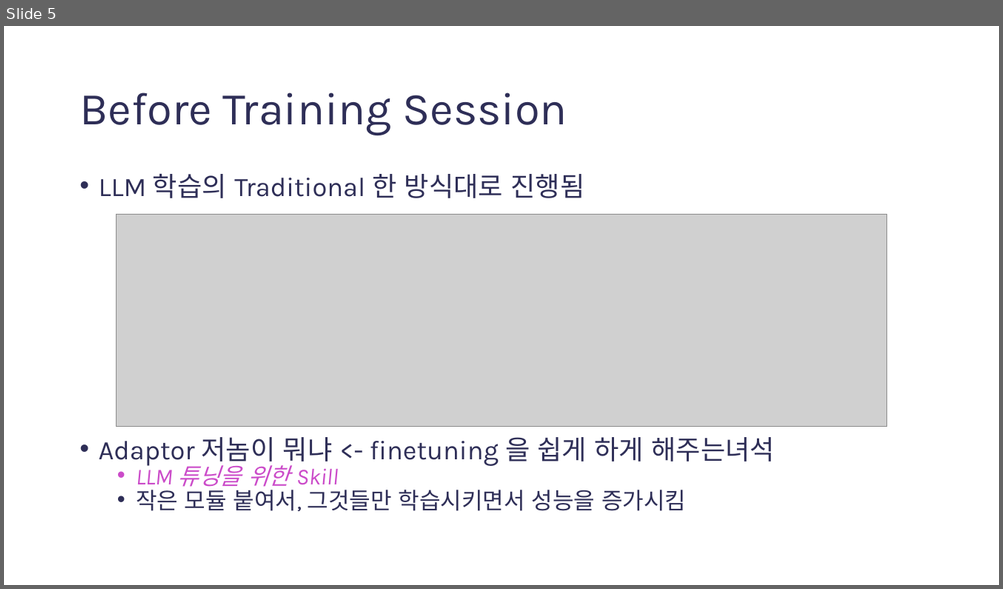
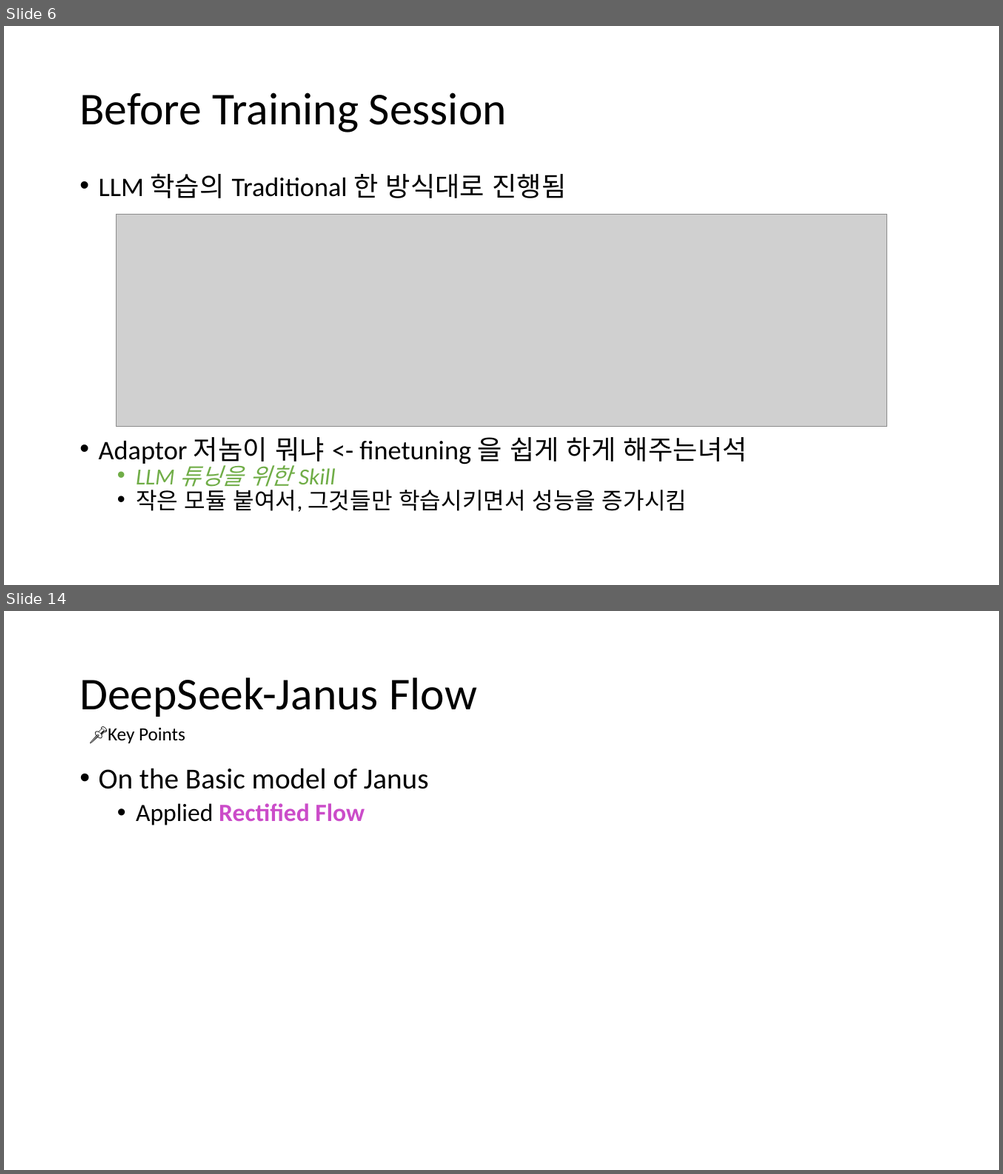
Before and after one commit to gggg8657/study, a slide deck: Studying must go on/Presentation1.pptx. Shown one above the other, each under a label of ours: slide 5 before the commit, slides 6 and 14 after it; the slides between them are not shown. The pictures are 1003x589 and 1003x1174 pixels, drawn with LibreOffice and Linux fonts; fonts in the diff are those of the drawing; grey boxes stand for pictures. Boxes give left, top, right and bottom in pixels: in the first picture for what was removed or moved away, otherwise in the second. Text is boxed around its words. In the diff, an @@ line names an element or a change of style, - is before the commit and + after.

```diff
--- a/Studying must go on/Presentation1.pptx
+++ b/Studying must go on/Presentation1.pptx
@@ slide 14 added at (4, 611, 999, 1170), background #FFFFFF @@
@@ title added at (79, 678, 477, 717), 44 pt, text #000000 @@
+DeepSeek-Janus Flow
@@ text added at (108, 727, 185, 743), 18 pt, text #000000 @@
+📌Key Points
@@ text added at (99, 768, 429, 826), 28 pt, text #000000 @@
+• On the Basic model of Janus
+  • Applied Rectified Flow
@@ what was slide 5 is now slide 6 @@
@@ slide 6 changed as well @@
@@ title "Before Training Session" at (79, 93, 506, 133): font Karla to Calibri, text colour #2E2E57 to #000000 @@
@@ text "LLM 학습의 Traditional 한 방식대로 ..." at (99, 174, 747, 512): font Karla to Calibri; text colour #2E2E57 to #000000 in "LLM 학습의 Traditional 한 방식대로 진행됨", "Adaptor 저놈이 뭐냐 <- finetuning 을 쉽게 ...", "작은 모듈 붙여서, 그것들만 학습시키면서 성능을 증가시킴"; text colour #CB4BC9 to #70AD47 in "LLM 튜닝을 위한 Skill" @@
```
Also in this commit, not shown: 4 other slides changed, 12 other slides added, 2 slides removed, 1 other file.
